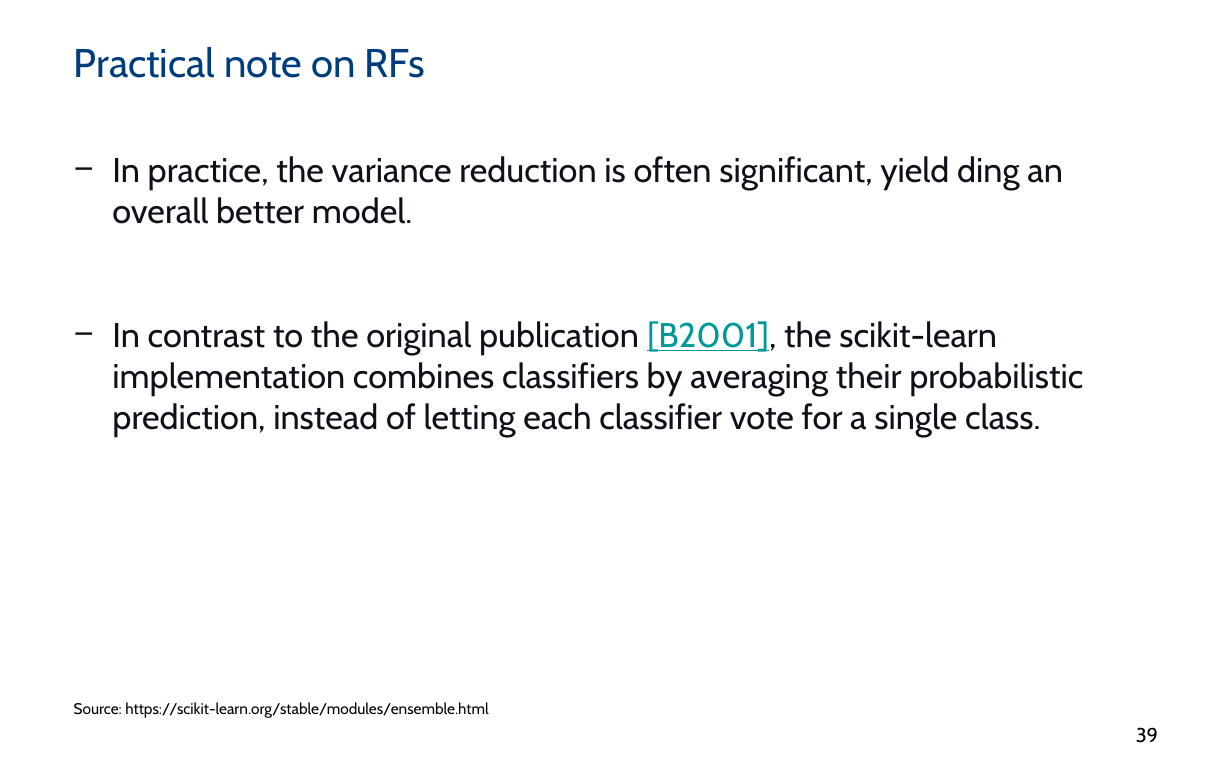
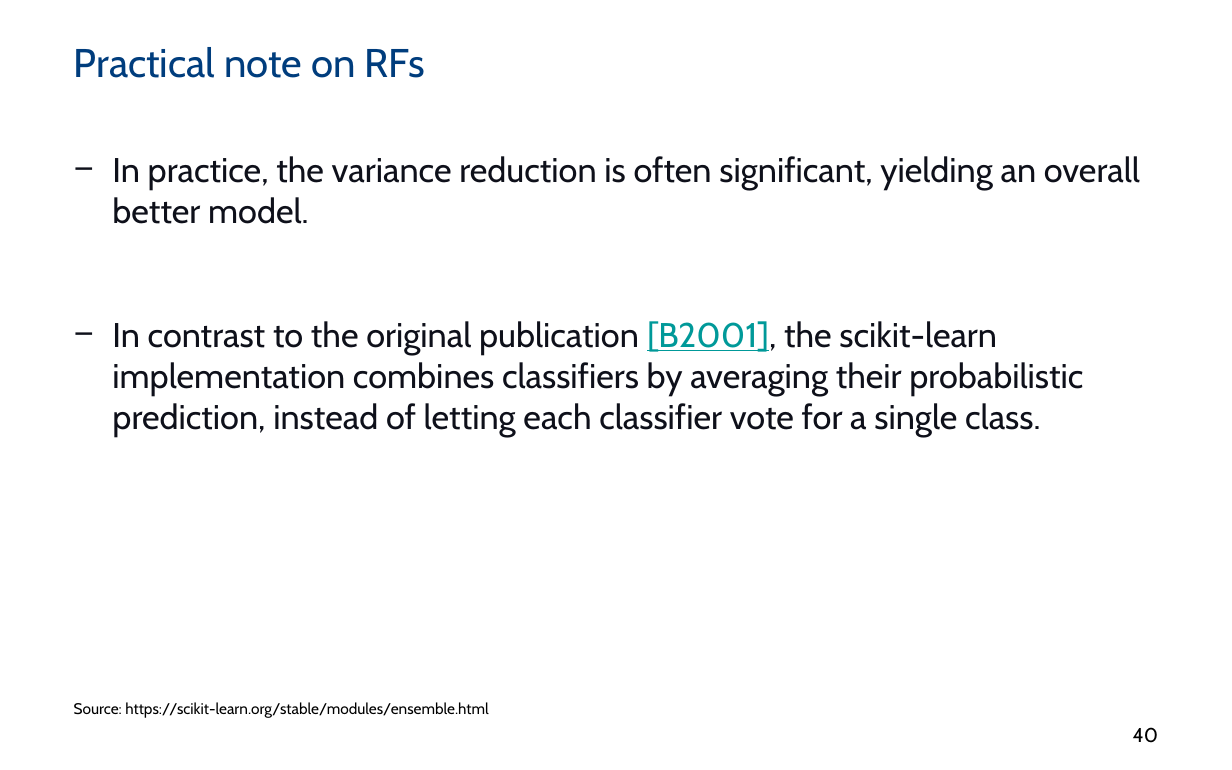
Before and after one commit to PBarnaghi/ML4NS, a slide deck: slide 40 of 05- Ensemble models-SVM/ML4NuerScience_ensemble models_kernel_models.pptx (slide 39 before the commit). Drawn at 1232x770 pixels with LibreOffice and Linux fonts; fonts in the diff are those of the drawing; background and template pictures are left out. Boxes give left, top, right and bottom in pixels: in the first picture for what was removed or moved away, otherwise in the second. Text is boxed around its words. In the diff, an @@ line names an element or a change of style, - is before the commit and + after.

Commit message:
added one slide- errata for lecture 4
I had a mistake in the video in lecture 4 (Bayesian models); added a correction slide to the start of this lecture.

```diff
--- a/05- Ensemble models-SVM/ML4NuerScience_ensemble models_kernel_models.pptx
+++ b/05- Ensemble models-SVM/ML4NuerScience_ensemble models_kernel_models.pptx
@@ text at (112,156,1140,224): text changed @@
-− In practice, the variance reduction is often significant, yield ding an overall better model.
+− In practice, the variance reduction is often significant, yielding an overall better model.
@@ page number at (1133,727,1158,743): text changed @@
-39
+40
```
Also in this commit, not shown: 2 other slides changed, 1 slide added, 1 other file.
